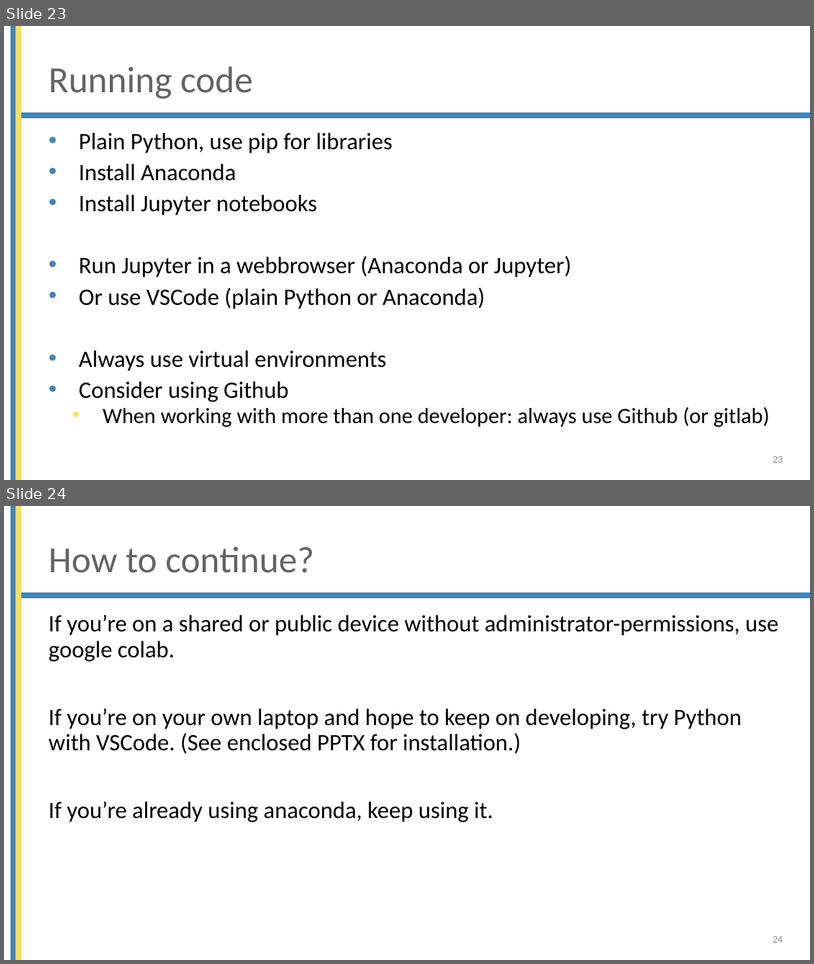
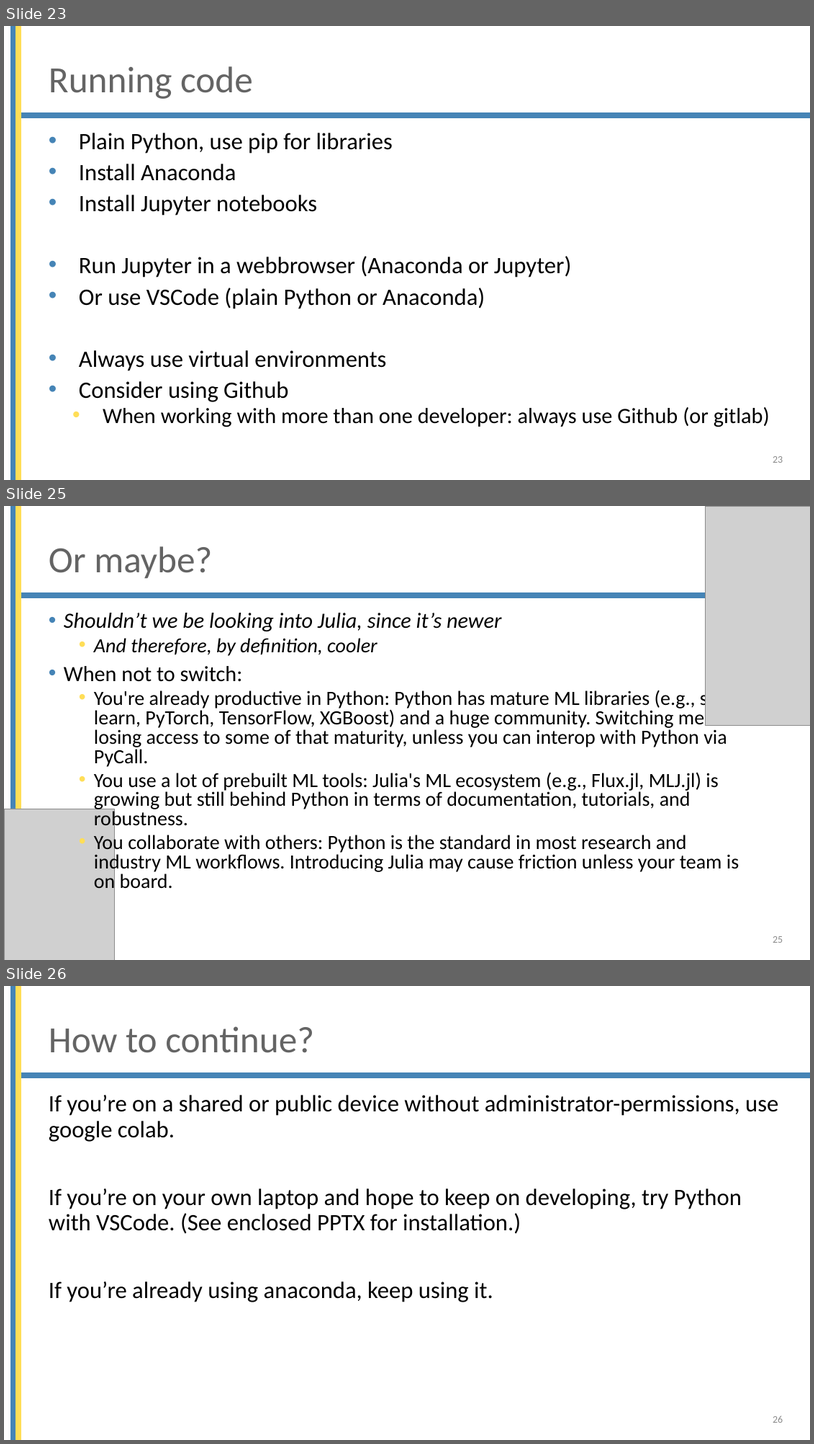
Before and after one commit to mjochen/Cello_AI, a slide deck: ppts/2 - Working environment overview.pptx. Shown one above the other, each under a label of ours: slides 23 and 24 before the commit, slides 23, 25 and 26 after it; the slides between them are not shown. The pictures are 814x964 and 814x1444 pixels, drawn with LibreOffice and Linux fonts; fonts in the diff are those of the drawing; grey boxes stand for pictures; background and template pictures are left out. Boxes give left, top, right and bottom in pixels: in the first picture for what was removed or moved away, otherwise in the second. Text is boxed around its words. In the diff, an @@ line names an element or a change of style, - is before the commit and + after.

Commit message:
ch7 ppt

```diff
--- a/ppts/2 - Working environment overview.pptx
+++ b/ppts/2 - Working environment overview.pptx
@@ slide 25 added at box(4, 506, 810, 960), background #FFFFFF; not listed: 3 template elements that a slide beside it also shows @@
@@ picture added at box(706, 506, 810, 725) @@
@@ title added at box(49, 546, 212, 579), 44 pt, text #646464 @@
+Or maybe?
@@ text added at box(64, 613, 747, 893), 24.1 pt, text #000000 @@
+• Shouldn’t we be looking into Julia, since it’s newer
+  • And therefore, by definition, cooler
+• When not to switch:
+  • You're already productive in Python: Python has mature ML libraries (e.g., scikit-learn, PyTorch, TensorFlow, XGBoost) and a huge community. Switching means losing access to some of that maturity, unless you can interop with Python via PyCall.
+  • You use a lot of prebuilt ML tools: Julia's ML ecosystem (e.g., Flux.jl, MLJ.jl) is growing but still behind Python in terms of documentation, tutorials, and robustness.
+  • You collaborate with others: Python is the standard in most research and industry ML workflows. Introducing Julia may cause friction unless your team is on board.
@@ picture added at box(4, 808, 114, 960) @@
@@ page number added at box(773, 936, 783, 942), 12 pt, text #8C8C8C @@
+25
@@ what was slide 24 is now slide 26 @@
@@ page number at box(773, 1415, 783, 1422): text changed @@
-24
+26
```
Also in this commit, not shown: 1 other slide added, 15 other files.
